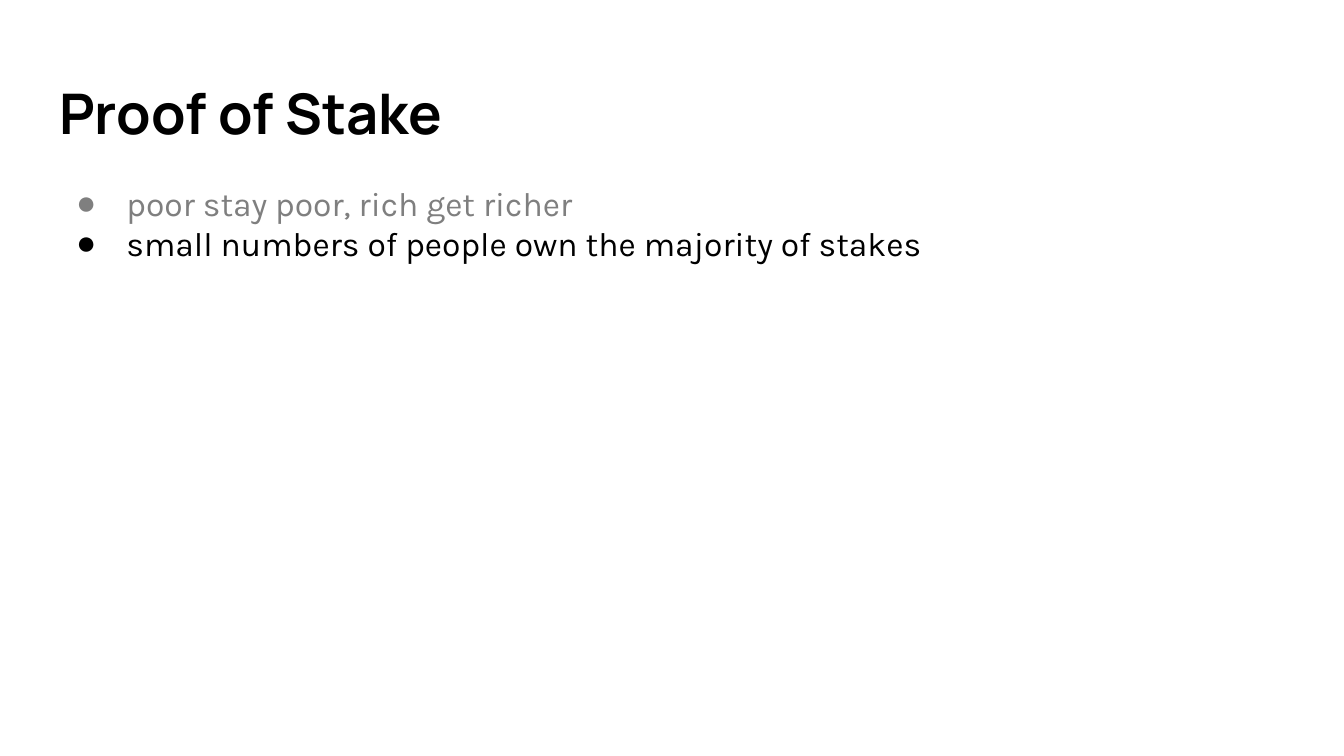
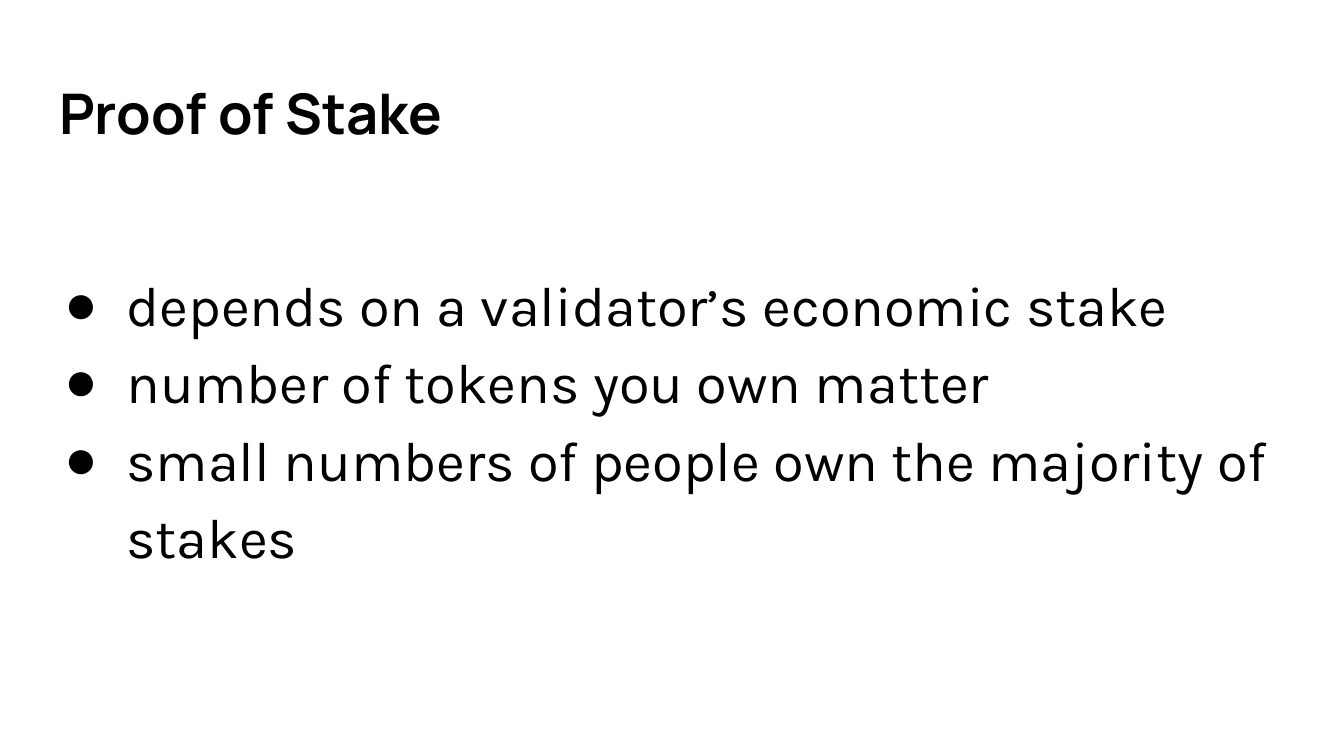
Before and after one commit to ayrat555/talks, a slide deck: slide 9 of mana/Mana.odp. Drawn at 1344x756 pixels with LibreOffice and Linux fonts; fonts in the diff are those of the drawing. Boxes give left, top, right and bottom in pixels: in the first picture for what was removed or moved away, otherwise in the second. Text is boxed around its words. In the diff, an @@ line names an element or a change of style, - is before the commit and + after.

```diff
--- a/mana/Mana.odp
+++ b/mana/Mana.odp
@@ text "depends on a validator’s economic ...": place and size @@
-text "depends on a validator’s economic ..." at bbox=[126, 193, 922, 265]
+text "depends on a validator’s economic ..." at bbox=[126, 287, 1267, 559]
@@ text at bbox=[126, 287, 1167, 417]: text changed; size 18 to 30 pt; text colour #7F7F7F to #000000 @@
-● poor stay poor, rich get richer
+● depends on a validator’s economic stake
+● number of tokens you own matter
@@ text at bbox=[126, 442, 1267, 559]: size 18 to 30 pt in "small numbers of people own the majority ..."; indent changed; line spacing 1 to 1.15 @@
```
Also in this commit, not shown: 11 other slides changed, 16 slides added, 4 slides removed, 2 other files.
